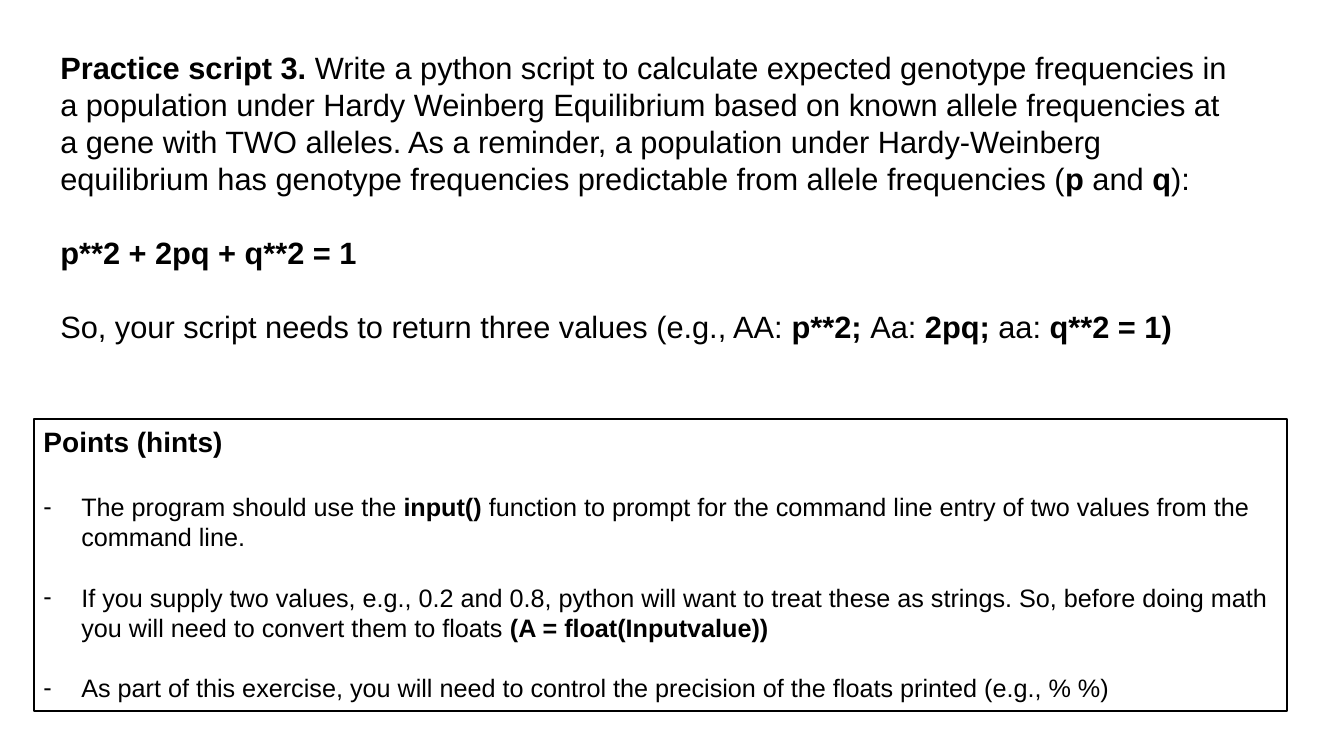
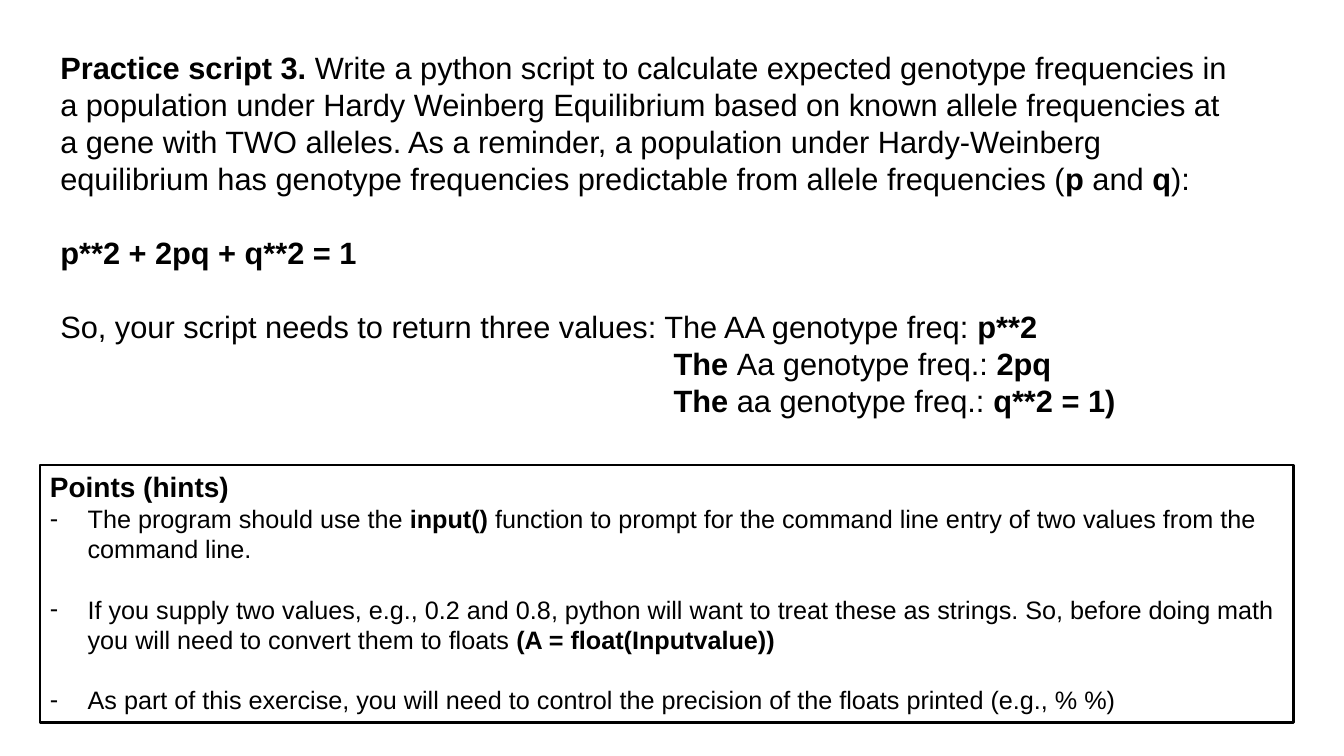
Before and after one commit to tparchman/F21_BIOL792_coursepage, a slide deck: slide 10 of week6_pythonI/week6_python.pptx (slide 9 before the commit). Drawn at 1344x756 pixels with LibreOffice and Linux fonts; fonts in the diff are those of the drawing. Boxes give left, top, right and bottom in pixels: in the first picture for what was removed or moved away, otherwise in the second. Text is boxed around its words. In the diff, an @@ line names an element or a change of style, - is before the commit and + after.

```diff
--- a/week6_pythonI/week6_python.pptx
+++ b/week6_pythonI/week6_python.pptx
@@ text at (60, 315, 1115, 417): text changed @@
-So, your script needs to return three values (e.g., AA: p**2; Aa: 2pq; aa: q**2 = 1)
+So, your script needs to return three values: The AA genotype freq: p**2
+The Aa genotype freq.: 2pq
+The aa genotype freq.: q**2 = 1)
@@ rectangle "Points (hints)": place and size @@
-rectangle "Points (hints)" at (33, 419, 1288, 711)
+rectangle "Points (hints)" at (40, 465, 1295, 723)
```
Also in this commit, not shown: 2 other slides changed, 2 slides added, 1 other file.
